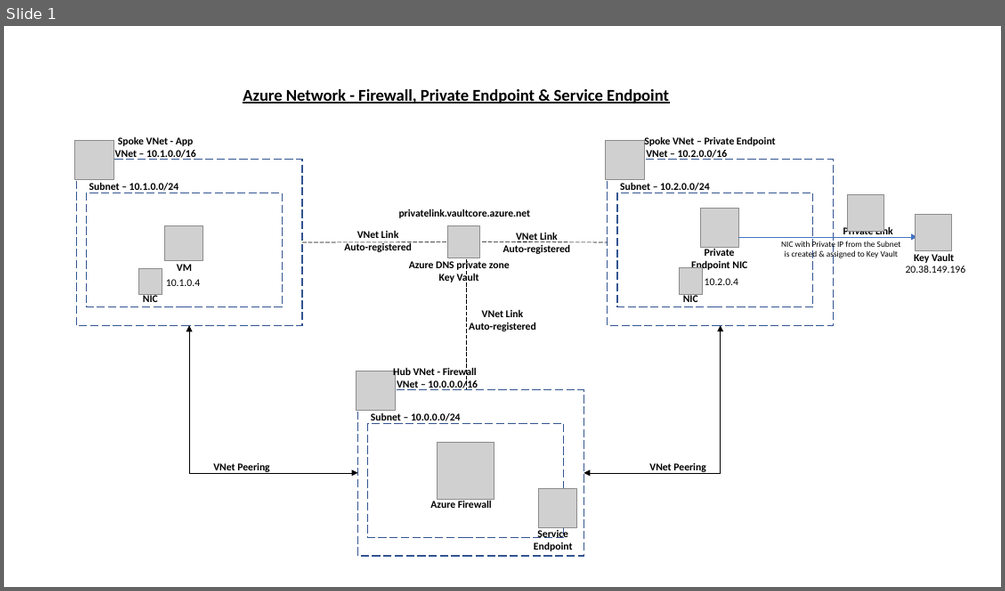
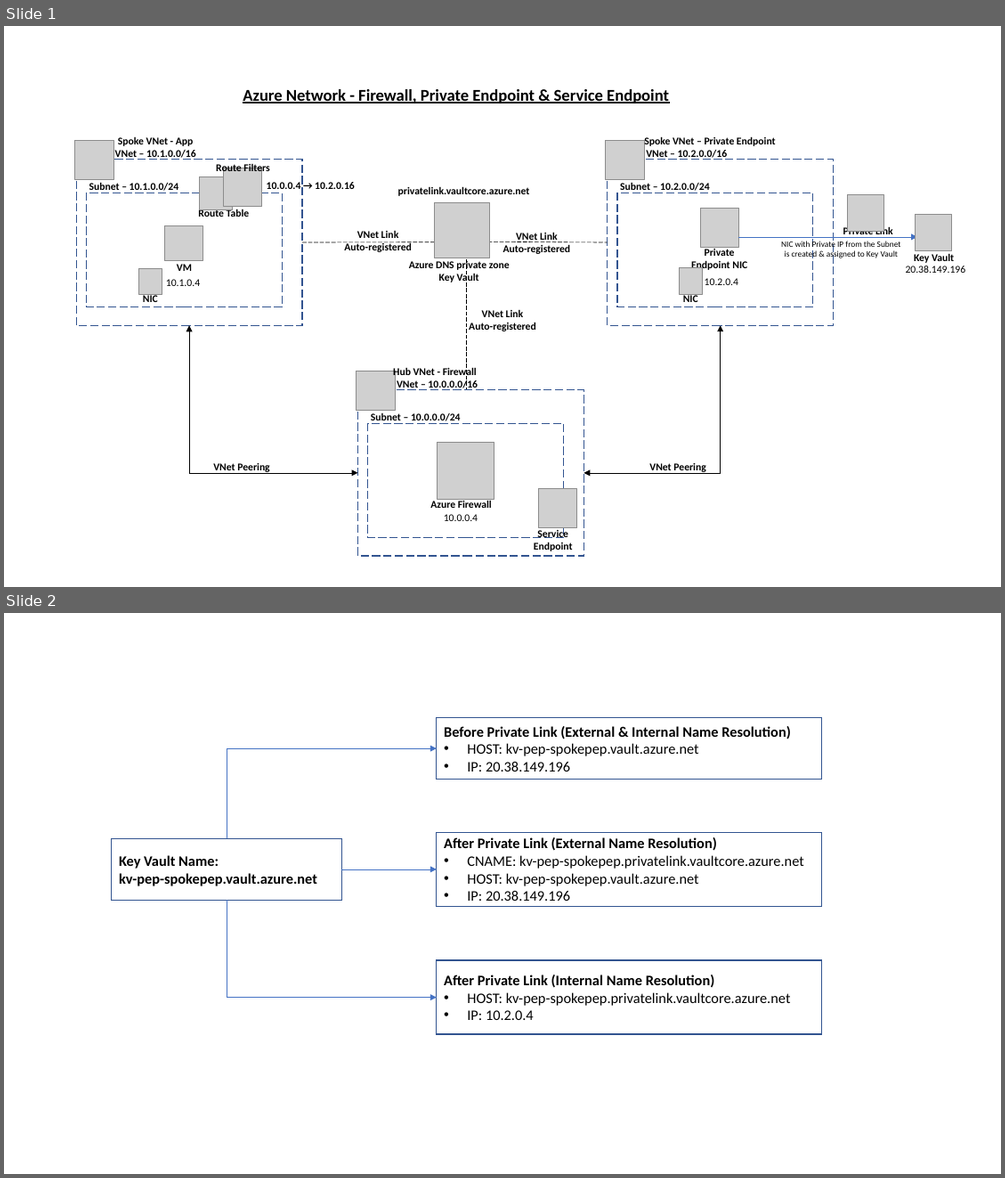
Before and after one commit to abhinabsarkar/az-firewall-pe, a slide deck: images/Azure Firewall.pptx. Shown one above the other, each under a label of ours: slide 1 before the commit, slides 1 and 2 after it. The pictures are 1005x591 and 1005x1178 pixels, drawn with LibreOffice and Linux fonts; fonts in the diff are those of the drawing; grey boxes stand for pictures. Boxes give left, top, right and bottom in pixels: in the first picture for what was removed or moved away, otherwise in the second. Text is boxed around its words. In the diff, an @@ line names an element or a change of style, - is before the commit and + after.

```diff
--- a/images/Azure Firewall.pptx
+++ b/images/Azure Firewall.pptx
@@ slide 2 added at box(4, 613, 1001, 1174), background #FFFFFF @@
@@ rectangle added at box(437, 718, 821, 779), outline #325491 1 pt, 14 pt, text #000000 @@
+Before Private Link (External & Internal Name Resolution)
+• HOST: kv-pep-spokepep.vault.azure.net
+• IP: 20.38.149.196
@@ elbow arrow added from (226, 839) to (437, 748), #4472C4 0.5 pt @@
@@ rectangle added at box(112, 839, 342, 900), outline #325491 1 pt, 14 pt, text #000000, bold @@
+Key Vault Name:
+kv-pep-spokepep.vault.azure.net
@@ rectangle added at box(437, 832, 821, 906), outline #325491 1 pt, 14 pt, text #000000 @@
+After Private Link (External Name Resolution)
+• CNAME: kv-pep-spokepep.privatelink.vaultcore.azure.net
+• HOST: kv-pep-spokepep.vault.azure.net
+• IP: 20.38.149.196
@@ arrow added from (342, 869) to (437, 869), #4472C4 0.5 pt @@
@@ elbow arrow added from (226, 900) to (437, 997), #4472C4 0.5 pt @@
@@ rectangle added at box(437, 960, 821, 1034), outline #325491 1 pt, 14 pt, text #000000 @@
+After Private Link (Internal Name Resolution)
+• HOST: kv-pep-spokepep.privatelink.vaultcore.azure.net
+• IP: 10.2.0.4
@@ slide 1 changed as well @@
@@ group added at box(198, 162, 355, 220): 3 texts, 2 pictures @@
+Route Table
+Route Filters
+10.0.0.4 → 10.2.0.16
@@ text "privatelink.vaultcore.azure.net": place and size @@
-text "privatelink.vaultcore.azure.net" at box(399, 208, 531, 218)
+text "privatelink.vaultcore.azure.net" at box(398, 186, 530, 196)
@@ picture added at box(435, 202, 490, 257) @@
@@ picture removed at box(447, 226, 479, 258) @@
@@ text added at box(444, 514, 477, 521), 10 pt, text #000000 @@
+10.0.0.4
```
Also in this commit, not shown: 1 other slide added, 1 other file.
